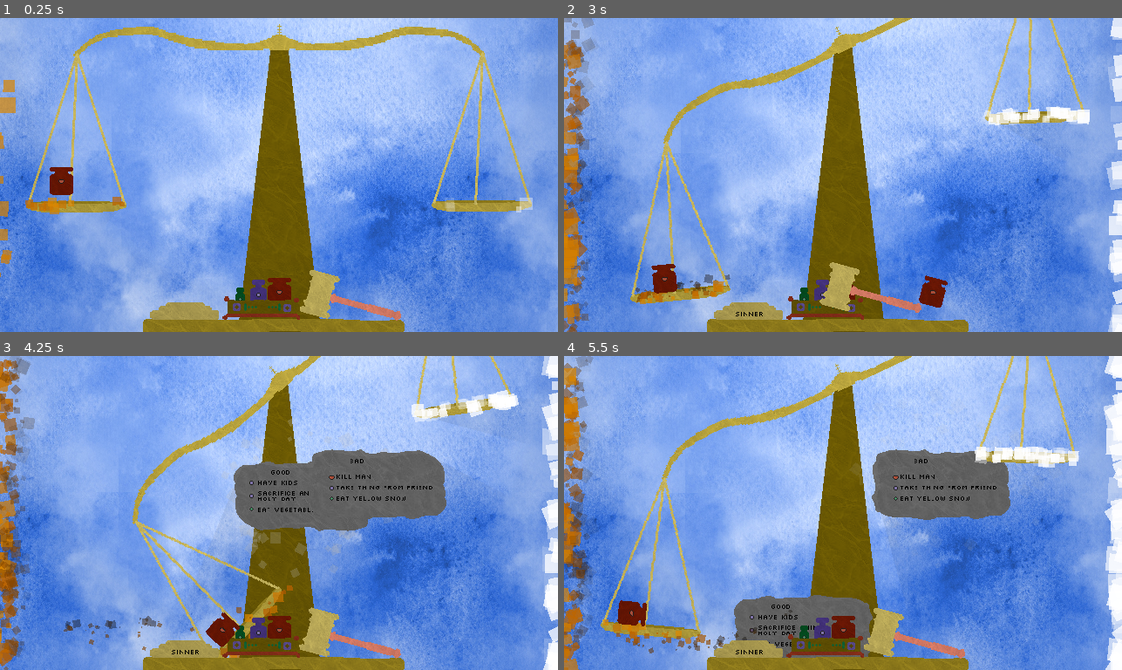
Above: before the commit, frames 1-4 (two rows, left to right).
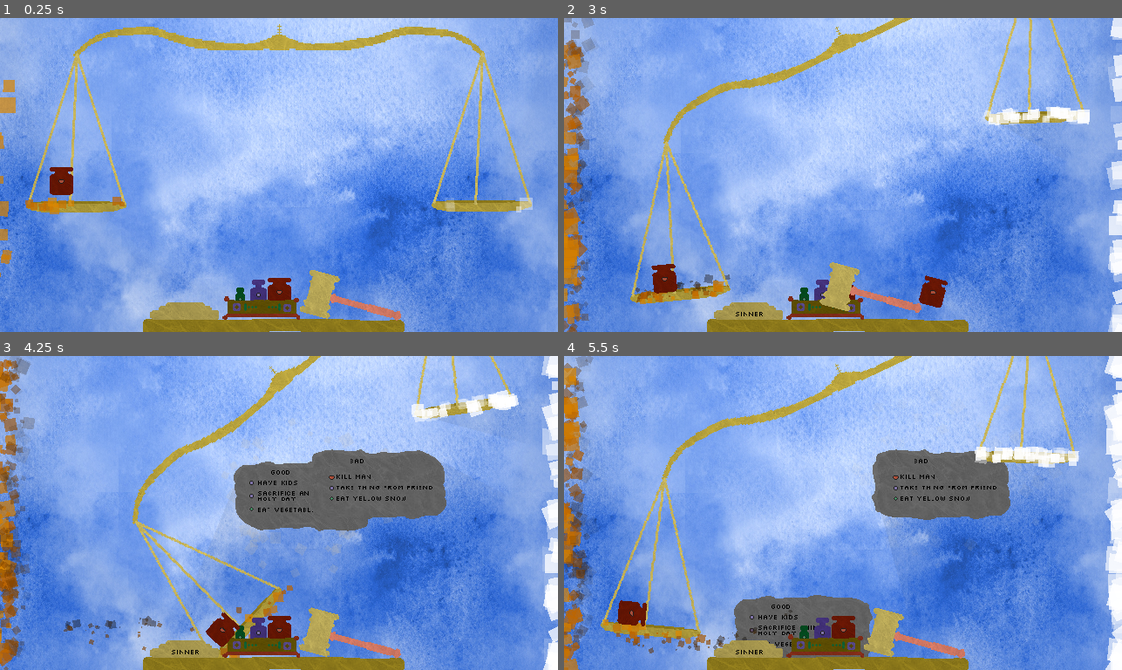
Above: after the commit, the same moments.

Repository: NicEastvillage/GMTKGameJam2024
Game: Godot game, scene res://scenes/main.tscn
Two runs of this game, one before a commit and one after it. Both use one fixed random seed, a clock stepped at 60 frames per second and the inputs below.
Inputs (mouse positions are in pixels of both pictures, inside the frame that each line leads up to):
- Up to frame 1 (0.25 s): no input
- Up to frame 2 (3 s): drag from (843, 291) to (898, 105) at 0.52 s; drag from (820, 291) to (815, 237) at 1.27 s; move the mouse to (803, 291) at 2.02 s; click (803, 291) at 2.17 s; drag from (960, 316) to (820, 291) at 2.77 s
- Up to frame 3 (4.25 s): drag from (94, 616) to (239, 629) at 3.52 s
- Up to frame 4 (5.5 s): drag from (865, 494) to (803, 629) at 4.27 s; move the mouse to (943, 484) at 5.02 s; click (943, 484) at 5.17 s

The runs differ from the first frame. In frame 1, 6.3% of the frame differs, in the area x 42-58%, y 10-100%; in frame 2, 6.2%; in frame 3, 4.3%; in frame 4, 5.2%.

Commit message:
Set up for builds

Diff:
--- a/prefabs/scale_rigid.tscn
+++ b/prefabs/scale_rigid.tscn
@@ -44,6 +44,7 @@
 shape = SubResource("RectangleShape2D_owe8w")
 
 [node name="Sprite2D" type="Sprite2D" parent="body"]
+visible = false
 z_index = -1
 position = Vector2(0, 105)
 texture = ExtResource("1_65p5n")
--- a/project.godot
+++ b/project.godot
@@ -29,3 +29,4 @@
 [rendering]
 
 textures/canvas_textures/default_texture_filter=0
+textures/vram_compression/import_etc2_astc=true
Not shown, added: export_presets.cfg
Not shown: 3 places in prefabs/scale_rigid.tscn that only renumber resources
Not shown, changed: .gitignore
